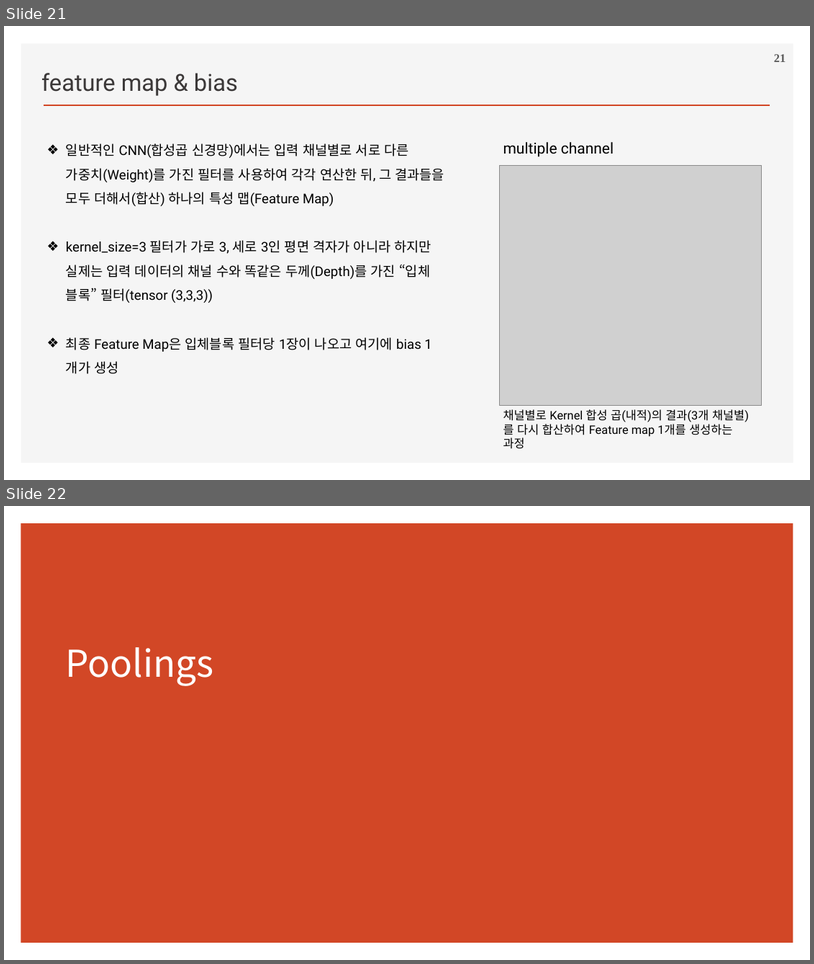
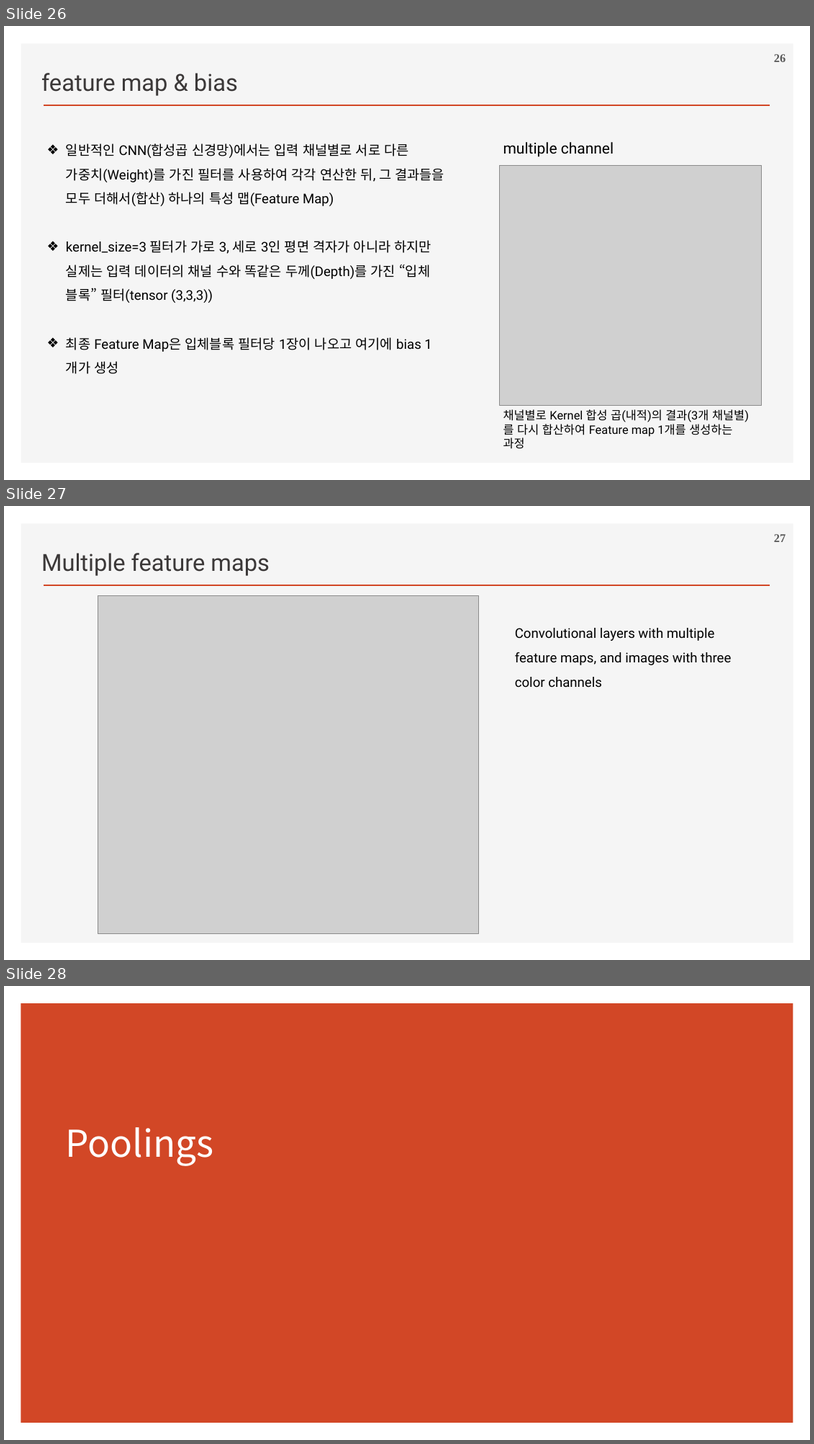
Before and after one commit to ancestor9/2026_Fall_Deep-Learning-with-Python, a slide deck: Chapter 08 Image Classification.pptx. Shown one above the other, each under a label of ours: slides 21 and 22 before the commit, slides 26, 27 and 28 after it. The pictures are 814x964 and 814x1444 pixels, drawn with LibreOffice and Linux fonts; fonts in the diff are those of the drawing; grey boxes stand for pictures; background and template pictures are left out. Boxes give left, top, right and bottom in pixels: in the first picture for what was removed or moved away, otherwise in the second. Text is boxed around its words. In the diff, an @@ line names an element or a change of style, - is before the commit and + after.

```diff
--- a/Chapter 08 Image Classification.pptx
+++ b/Chapter 08 Image Classification.pptx
@@ slide 27 added at (x1=4, y1=506, x2=810, y2=960), background #FFFFFF; not listed: 2 template elements that a slide beside it also shows @@
@@ page number added at (x1=774, y1=534, x2=786, y2=542), 14 pt, text #595959, bold @@
+27
@@ text added at (x1=41, y1=553, x2=270, y2=576), 28 pt, text #3B3838 @@
+Multiple feature maps
@@ picture added at (x1=98, y1=595, x2=479, y2=934) @@
@@ text added at (x1=515, y1=628, x2=731, y2=687), 16 pt, text #000000 @@
+Convolutional layers with multiple feature maps, and images with three color channels
@@ what was slide 21 is now slide 26 @@
@@ page number at (x1=774, y1=54, x2=786, y2=62): text changed @@
-21
+26
@@ what was slide 22 is now slide 28 @@
```
Also in this commit, not shown: 3 slides changed, 7 other slides added.
